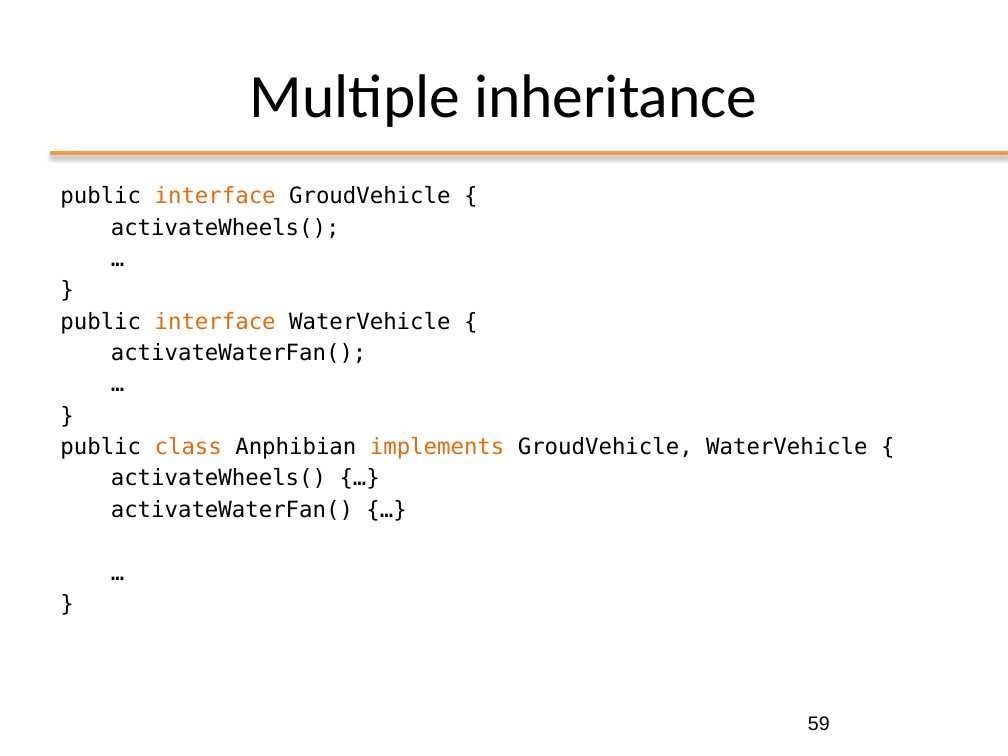
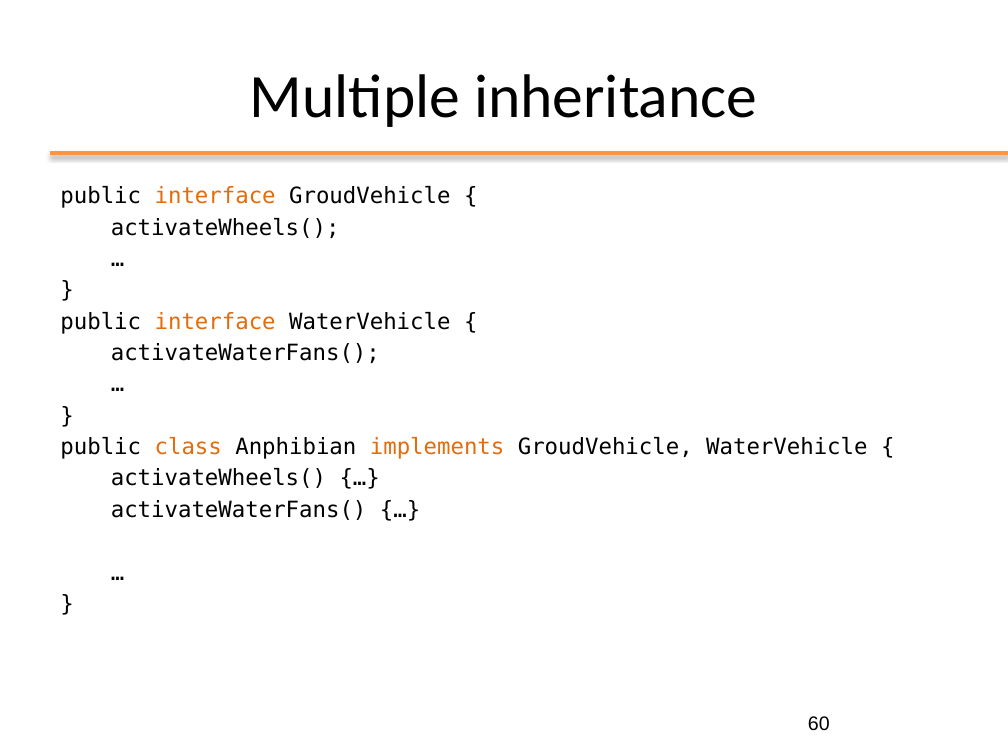
Before and after one commit to Andrea99-beep/ooprogramming, a slide deck: slide 60 of slides/ppt/03_OOP_Inheritance.pptx (slide 59 before the commit). Drawn at 1008x756 pixels with LibreOffice and Linux fonts; fonts in the diff are those of the drawing; background and template pictures are left out. Boxes give left, top, right and bottom in pixels: in the first picture for what was removed or moved away, otherwise in the second. Text is boxed around its words. In the diff, an @@ line names an element or a change of style, - is before the commit and + after.

```diff
--- a/slides/ppt/03_OOP_Inheritance.pptx
+++ b/slides/ppt/03_OOP_Inheritance.pptx
@@ text at [111, 343, 380, 363]: text changed @@
-activateWaterFan();
+activateWaterFans();
@@ text at [111, 500, 367, 520]: text changed @@
-activateWaterFan() {…}
+activateWaterFans() {…}
@@ page number at [808, 716, 830, 731]: text changed @@
-59
+60
```
Also in this commit, not shown: 16 other slides changed, 1 slide added, 1 other file.
